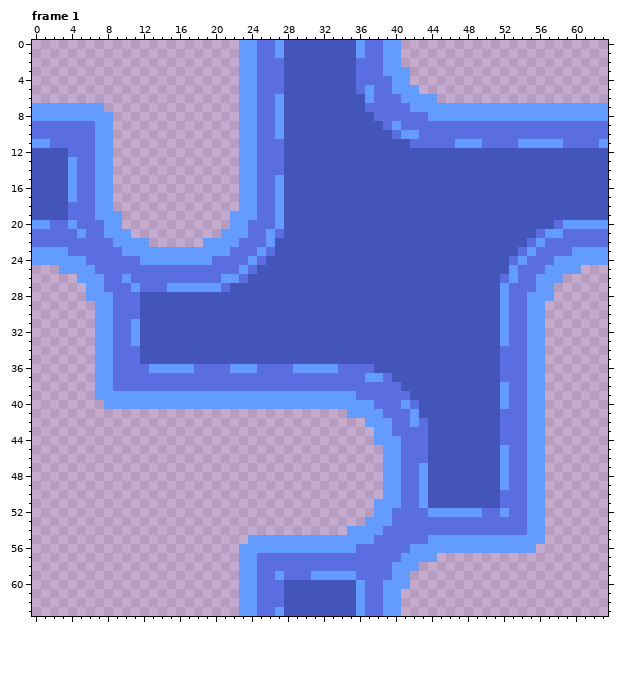
Pixel-art file -- resources/gfx/tileset/floor_water.aseprite. Above is the file before it was changed.
64x64 pixels, 4 frames. Shown: frame 1. The commit also changed other frames, which this record leaves out.
The result:
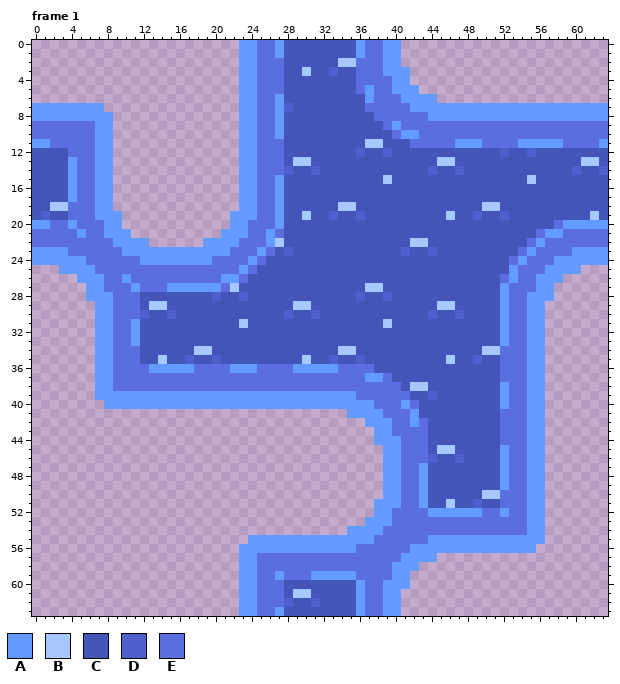
Palette (. is transparent): A #639bff  B #a6c8ff  C #4455ba  D #4f60ce  E #5b6ee1
Difference:
Frame 1:
y 2: x 34..35 CC -> BB
y 3: x 30 C -> B; x 33 C -> D
y 7: x 28 C -> D
y 11: x 37..38 CC -> BB
y 12: x 36 C -> D; x 39 C -> D; x 52 C -> D; x 55 C -> D
y 13: x 29..30 CC -> BB; x 45..46 CC -> BB; x 61..62 CC -> BB
y 14: x 28 C -> D; x 31 C -> D; x 44 C -> D; x 47 C -> D; x 60 C -> D; x 63 C -> D
y 15: x 39 C -> B; x 55 C -> B
y 18: x 2..3 CC -> BB; x 34..35 CC -> BB; x 50..51 CC -> BB
y 19: x 1 C -> D; x 30 C -> B; x 33 C -> D; x 36 C -> D; x 46 C -> B; x 49 C -> D; x 52 C -> D; x 62 C -> B
y 22: x 27 C -> B; x 42..43 CC -> BB
y 23: x 28 C -> D; x 41 C -> D; x 44 C -> D
y 27: x 22 C -> B; x 37..38 CC -> BB
y 28: x 20 C -> D; x 23 C -> D; x 36 C -> D; x 39 C -> D
y 29: x 13..14 CC -> BB; x 29..30 CC -> BB; x 45..46 CC -> BB
y 30: x 12 C -> D; x 15 C -> D; x 28 C -> D; x 31 C -> D; x 44 C -> D; x 47 C -> D
y 31: x 23 C -> B; x 39 C -> B
y 34: x 18..19 CC -> BB; x 34..35 CC -> BB; x 50..51 CC -> BB
y 35: x 14 C -> B; x 17 C -> D; x 20 C -> D; x 30 C -> B; x 33 C -> D; x 36 C -> D; x 46 C -> B; x 49 C -> D
y 38: x 42..43 CC -> BB
y 39: x 44 C -> D
y 45: x 45..46 CC -> BB
y 46: x 44 C -> D; x 47 C -> D
y 50: x 50..51 CC -> BB
y 51: x 46 C -> B; x 49 C -> D
y 61: x 29..30 CC -> BB
y 62: x 28 C -> D; x 31 C -> D
